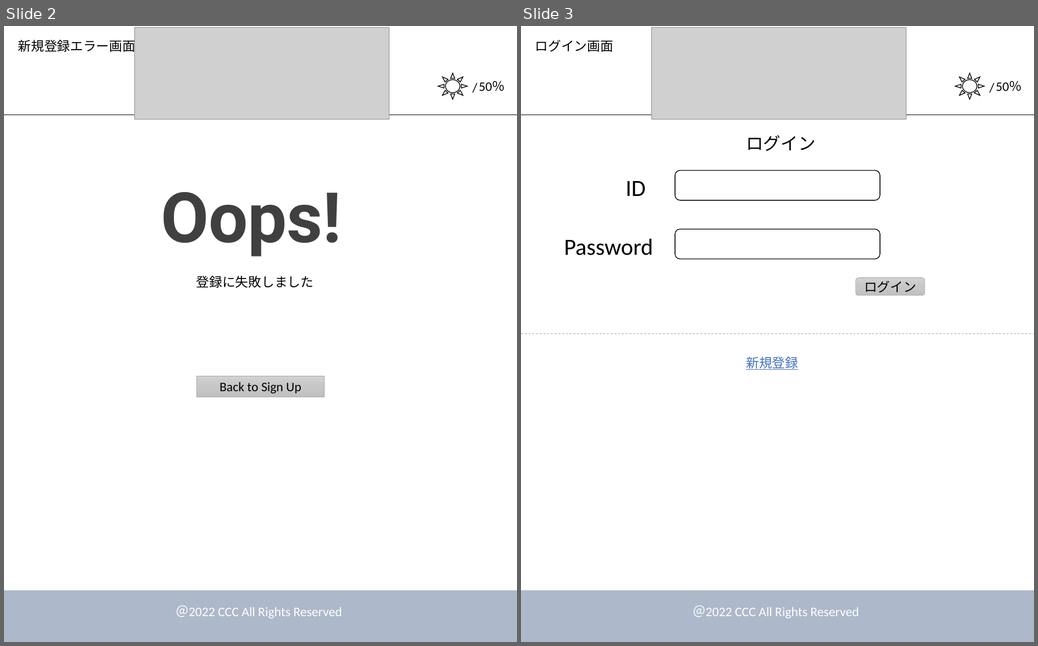
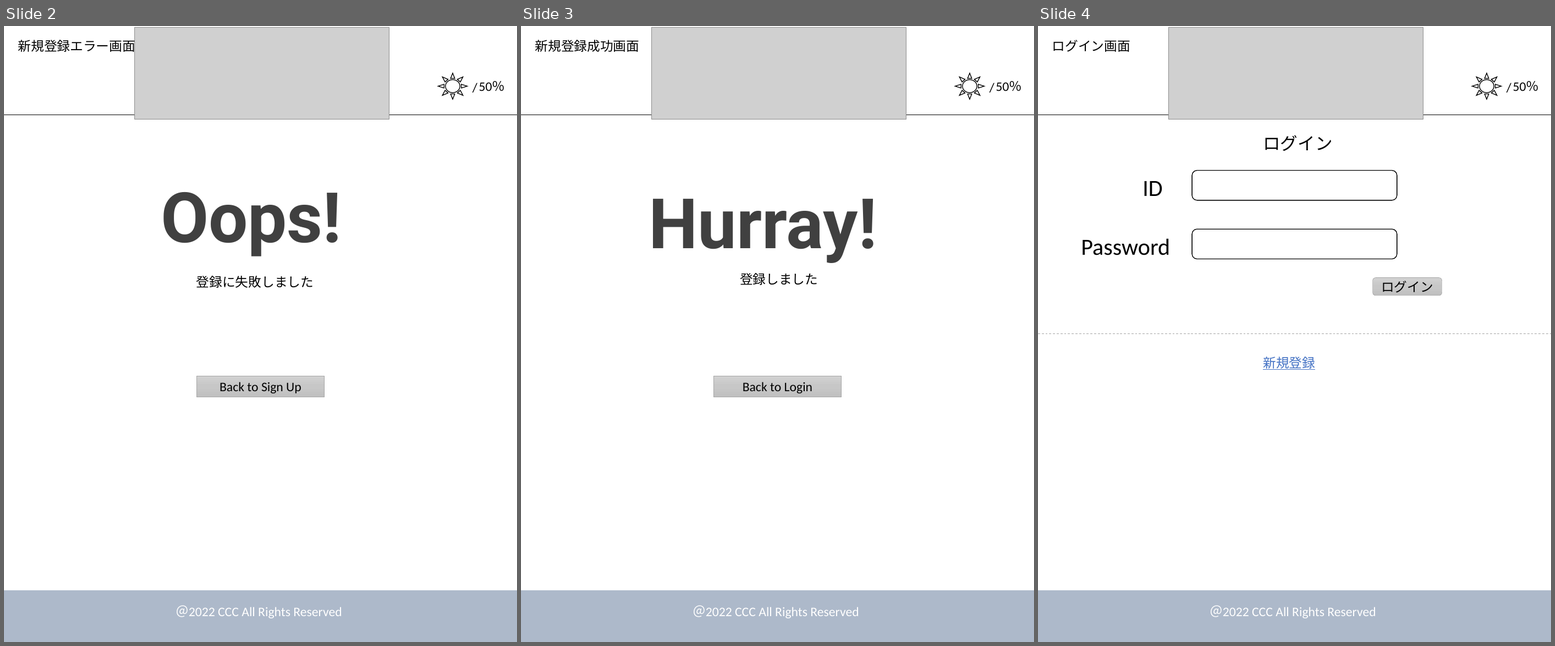
Before and after one commit to dojo2022/E-4, a slide deck: doc/デザイン.pptx. Shown side by side, each under a label of ours: slides 2 and 3 before the commit, slides 2, 3 and 4 after it. The pictures are 1038x646 and 1555x646 pixels, drawn with LibreOffice and Linux fonts; fonts in the diff are those of the drawing; grey boxes stand for pictures. Boxes give left, top, right and bottom in pixels: in the first picture for what was removed or moved away, otherwise in the second. Text is boxed around its words. In the diff, an @@ line names an element or a change of style, - is before the commit and + after.

```diff
--- a/doc/デザイン.pptx
+++ b/doc/デザイン.pptx
@@ slide 3 added at bbox=[521, 26, 1034, 642], background #FFFFFF @@
@@ text added at bbox=[535, 40, 640, 52], 18 pt, text #000000 @@
+新規登録成功画面
@@ picture added at bbox=[651, 27, 907, 119] @@
@@ sun added at bbox=[956, 73, 985, 99], fill #FFFFFF, outline #000000 1 pt @@
@@ text added at bbox=[985, 77, 1009, 98], 18 pt, text #000000 @@
+/
@@ text added at bbox=[996, 81, 1023, 91], 18 pt, text #000000 @@
+50％
@@ line added from (521, 115) to (1034, 115), #000000 0.5 pt @@
@@ text added at bbox=[649, 199, 877, 263], 96 pt, text #404040, bold @@
+Hurray!
@@ text added at bbox=[740, 273, 818, 285], 18 pt, text #000000 @@
+登録しました
@@ rectangle added at bbox=[714, 376, 842, 397], fill gradient #D2D2D2 to #C8C8C8 to #C0C0C0, outline #A5A5A5 0.5 pt, 18 pt, text #000000 @@
+Back to Login
@@ rectangle added at bbox=[521, 590, 1034, 642], fill #ADB9CA, outline #ADB9CA 1 pt @@
@@ text added at bbox=[693, 605, 859, 618], 18 pt, text #FFFFFF @@
+＠2022 CCC All Rights Reserved
@@ what was slide 3 is now slide 4 @@
```
Also in this commit, not shown: 2 other slides added.
